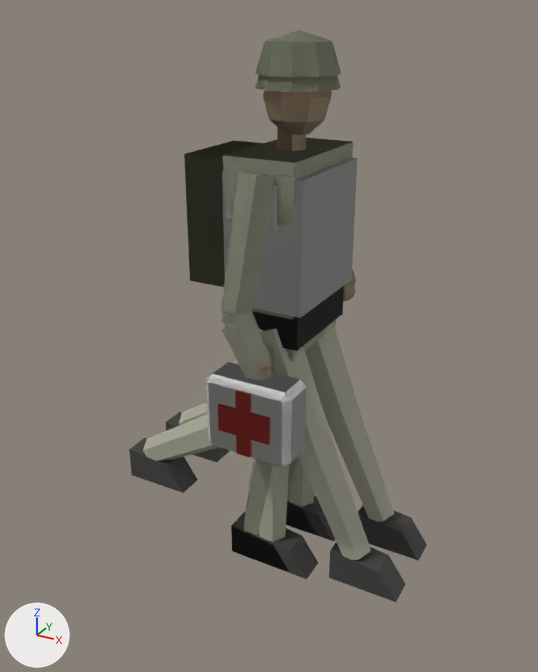
The glTF model art/models/med.glb: old version first, new version second.
One viewpoint serves both versions: a camera (50 mm lens) standing at (1.08, -2.1, 1.9) and looking at (-0.05, -0.05, 0.87). Every picture has the same lights, and +X, +Y and +Z are marked at lower left. The older version comes first.

Objects in the first picture: 'hull', 'pose1', 'pose2', 'pose3'.
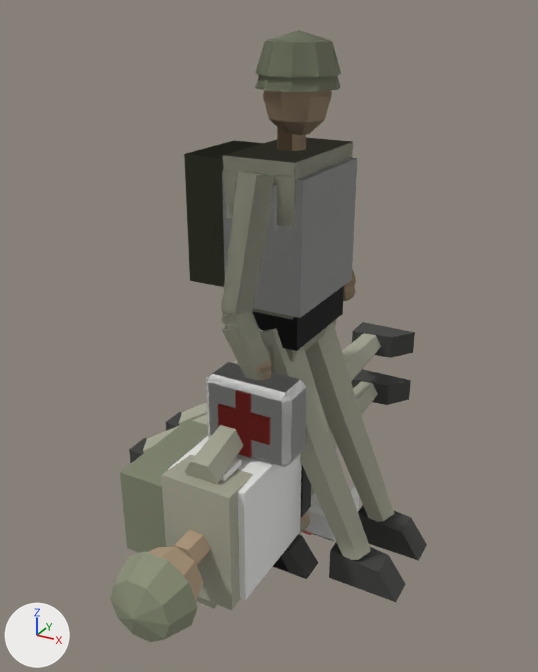
The edits, one by one:
Mesh me_dead is new.
It has 337 vertices, 590 faces and spans x -0.3..0.2, y -0.94..0.9, z 0.0..0.74.
Faces by material slot: [168, 36, 80, 50, 208, 48].
It uses material mat_body.
It uses material mat_dark.
It uses material mat_white.
It uses material mat_olive.
It uses material mat_wood.
It uses material mat_red.
Object 'dead' (ob_dead) is new; it shows me_dead.
Its location is (0.0, 0.0, 0.0).

Where the change shows, as pixel boxes (x1, y1, x2, y2) in the pictures (538 x 672 px):
'dead', added: after (110, 322, 415, 642)
    faces in mat_body: (161, 333, 381, 610)
    faces in mat_olive: (110, 419, 208, 642)
    faces in mat_white: (168, 436, 359, 600)
    faces in mat_dark: (300, 322, 415, 517)
    faces in mat_wood: (148, 513, 310, 601)
